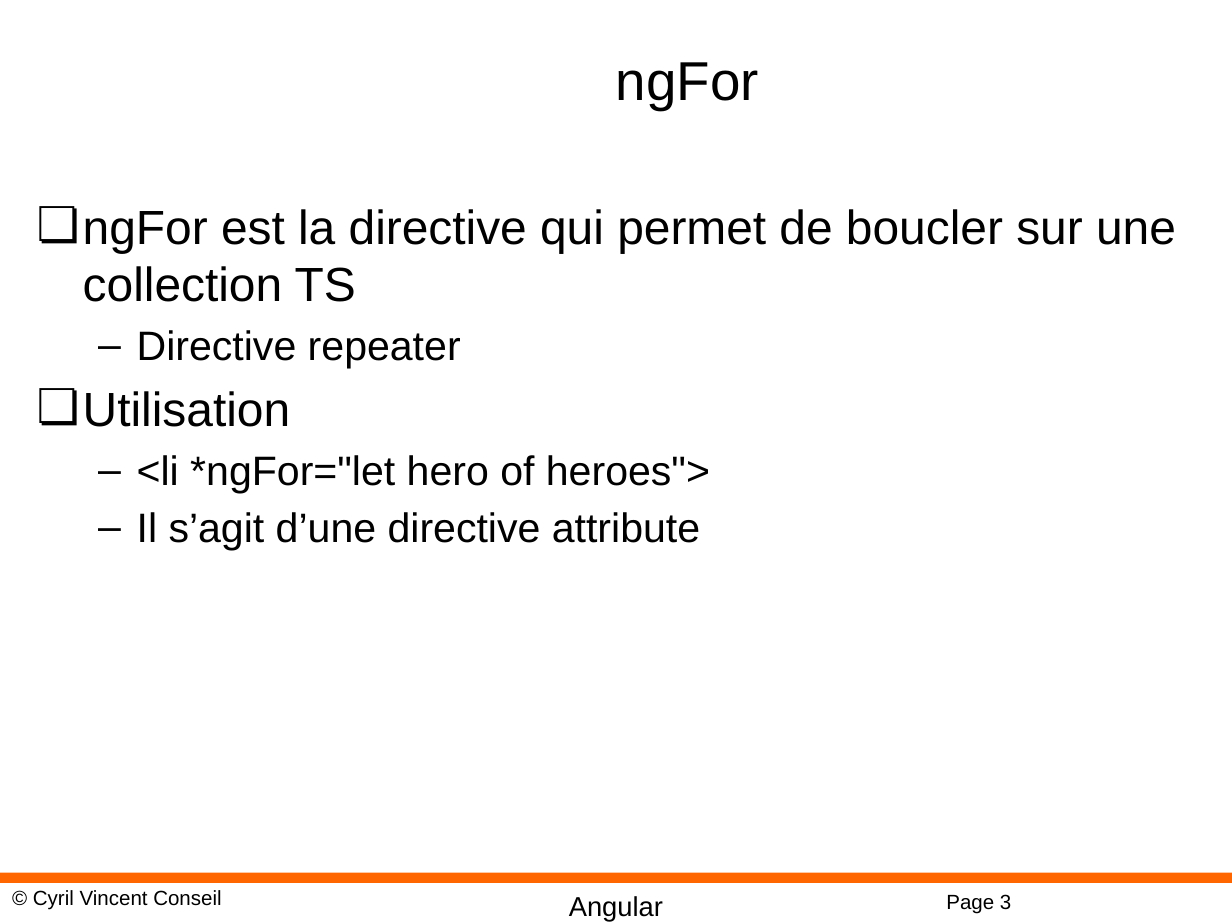
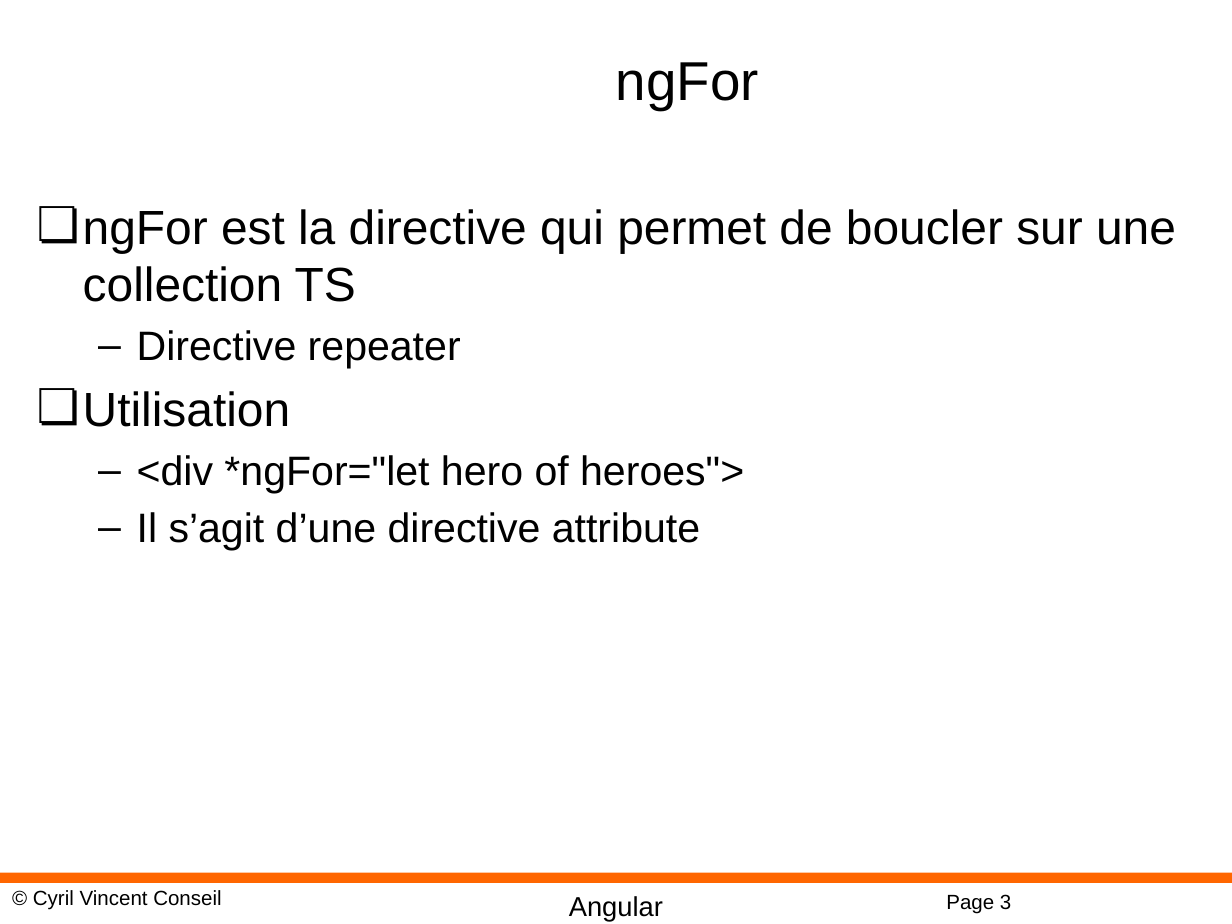
Before and after one commit to cyrilvincent/angular, a slide deck: slide 3 of PPT/Angular09-Directives.pptx. Drawn at 1232x924 pixels with LibreOffice and Linux fonts; fonts in the diff are those of the drawing; background and template pictures are left out. Boxes give left, top, right and bottom in pixels: in the first picture for what was removed or moved away, otherwise in the second. Text is boxed around its words. In the diff, an @@ line names an element or a change of style, - is before the commit and + after.

```diff
--- a/PPT/Angular09-Directives.pptx
+++ b/PPT/Angular09-Directives.pptx
@@ text at (x1=137, y1=455, x2=744, y2=493): text changed @@
-  – <li *ngFor="let hero of heroes">
+  – <div *ngFor="let hero of heroes">
```
Also in this commit, not shown: 3 other slides changed, 1 slide added, 51 other files.
